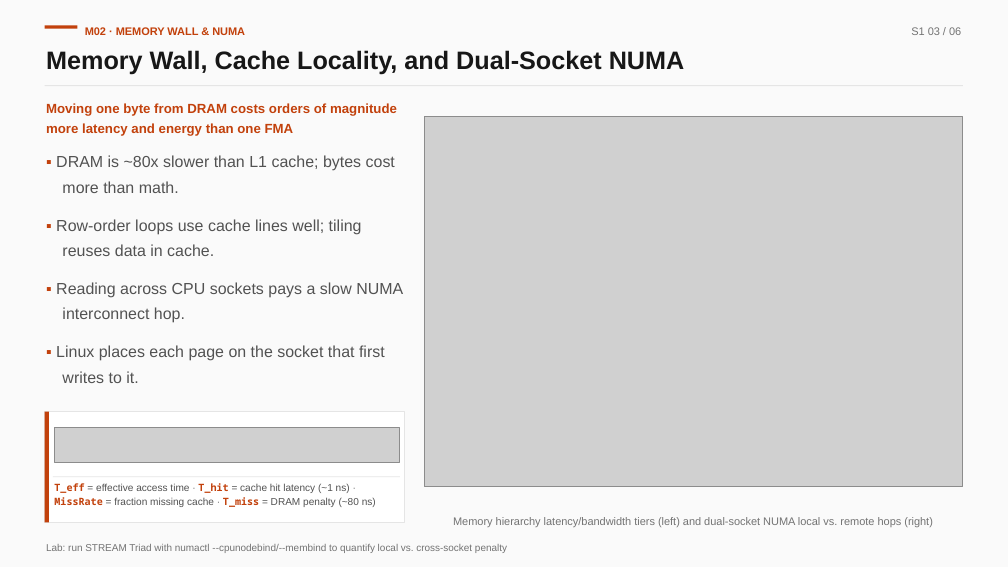
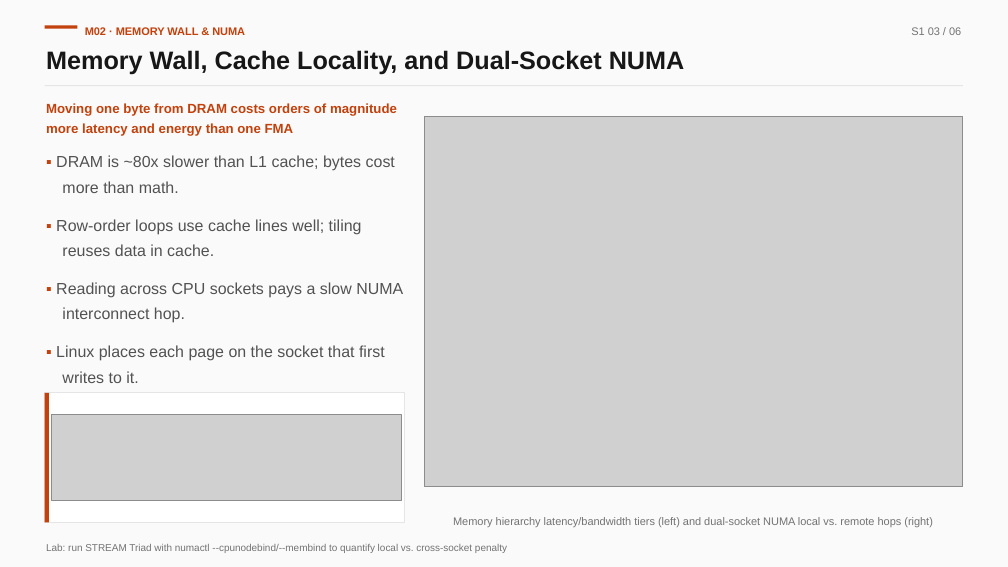
Before and after one commit to hkust-asc/asc27-curriculum, a slide deck: slide 3 of slides/odp/01-stage1-foundations.odp. Drawn at 1008x567 pixels with LibreOffice and Linux fonts; fonts in the diff are those of the drawing; grey boxes stand for pictures. Boxes give left, top, right and bottom in pixels: in the first picture for what was removed or moved away, otherwise in the second. Text is boxed around its words. In the diff, an @@ line names an element or a change of style, - is before the commit and + after.

```diff
--- a/slides/odp/01-stage1-foundations.odp
+++ b/slides/odp/01-stage1-foundations.odp
@@ rectangle: place and size @@
-rectangle at [45, 411, 405, 522]
+rectangle at [45, 393, 405, 523]
@@ rectangle: place and size @@
-rectangle at [45, 411, 49, 522]
+rectangle at [45, 393, 49, 523]
@@ picture: place and size @@
-picture at [54, 427, 400, 462]
+picture at [52, 414, 402, 501]
@@ rectangle removed at [53, 476, 400, 477] @@
@@ text removed at [54, 483, 376, 507] @@
-T_eff = effective access time · T_hit = cache hit latency (~1 ns) · MissRate = fraction missing cache · T_miss = DRAM penalty (~80 ns)
```
Also in this commit, not shown: 3 other slides changed, 25 other files.
